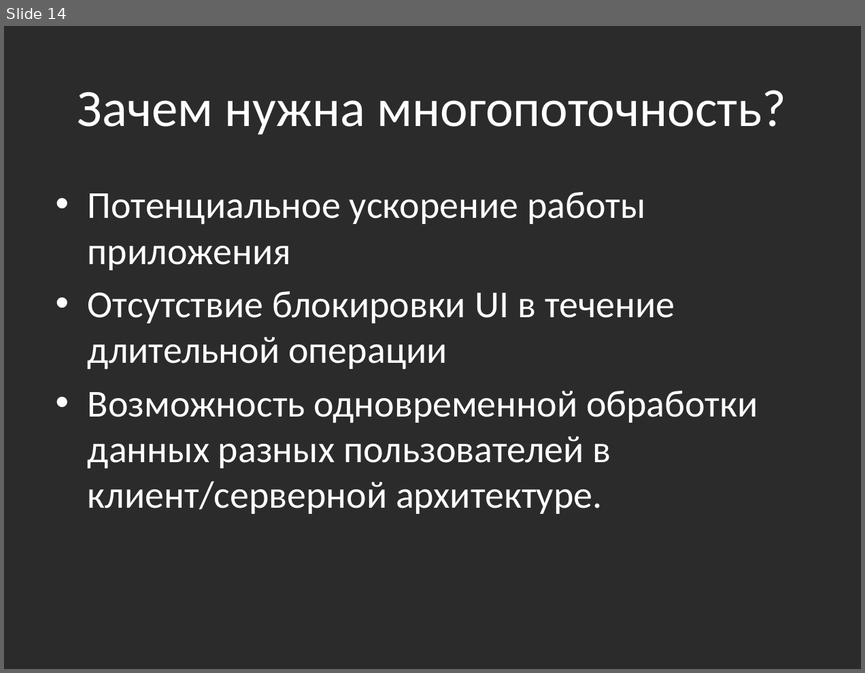
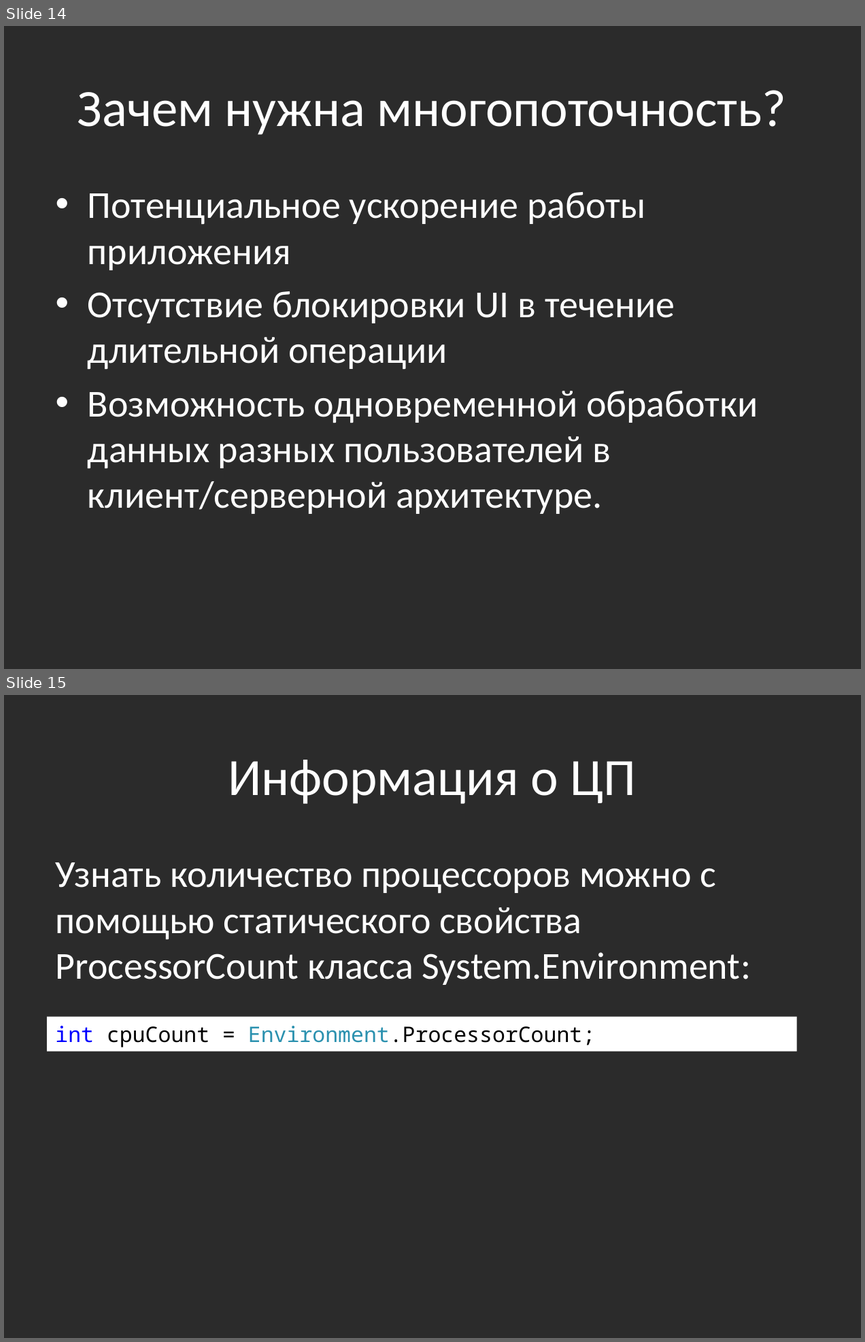
Before and after one commit to bazile/Training, a slide deck: Presentation/lesson-08-multithreading.pptx. Shown one above the other, each under a label of ours: slide 14 before the commit, slides 14 and 15 after it. The pictures are 865x673 and 865x1342 pixels, drawn with LibreOffice and Linux fonts; fonts in the diff are those of the drawing; background and template pictures are left out; a plain dark background stands for a picture behind light text. Boxes give left, top, right and bottom in pixels: in the first picture for what was removed or moved away, otherwise in the second. Text is boxed around its words. In the diff, an @@ line names an element or a change of style, - is before the commit and + after.

Commit message:
CPU count information

```diff
--- a/Presentation/lesson-08-multithreading.pptx
+++ b/Presentation/lesson-08-multithreading.pptx
@@ slide 15 added at [4,695,861,1338], background picture (left out) @@
@@ title added at [228,760,636,804], 44 pt, text #FFFFFF @@
+Информация о ЦП
@@ text added at [56,862,751,985], 32 pt, text #FFFFFF @@
+Узнать количество процессоров можно с помощью статического свойства ProcessorCount класса System.Environment:
@@ rectangle added at [47,1016,797,1051], fill #FFFFFF, 18 pt, text #000000 @@
+int cpuCount = Environment.ProcessorCount;
```
